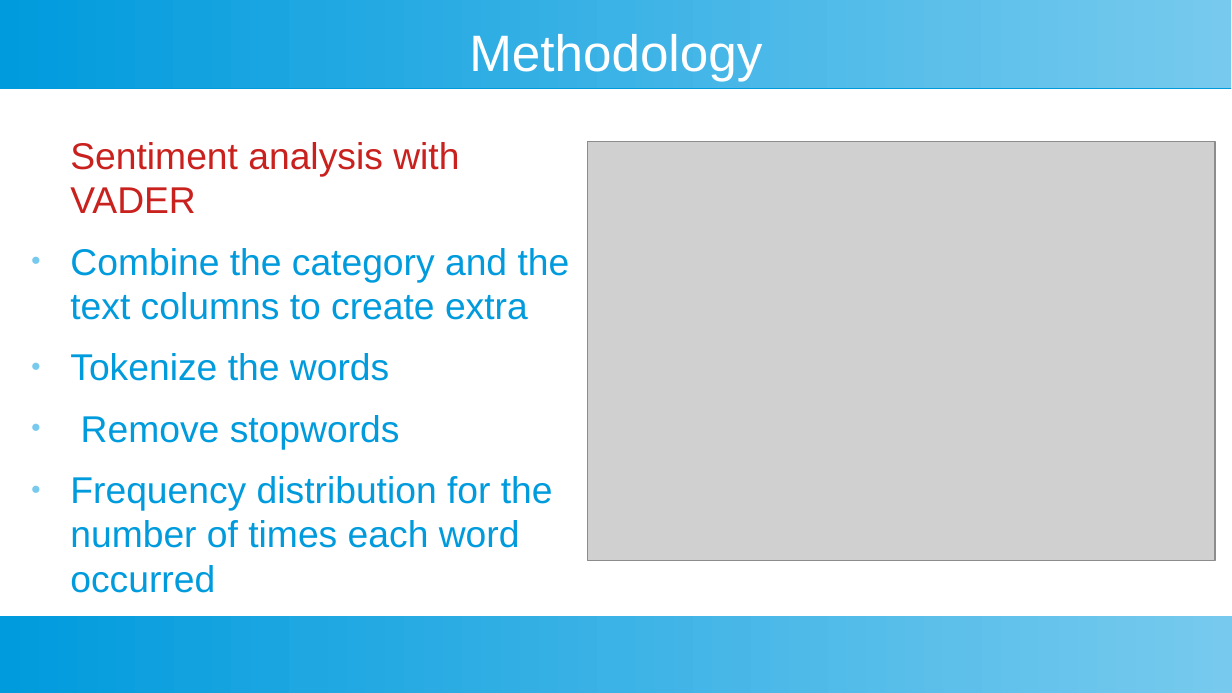
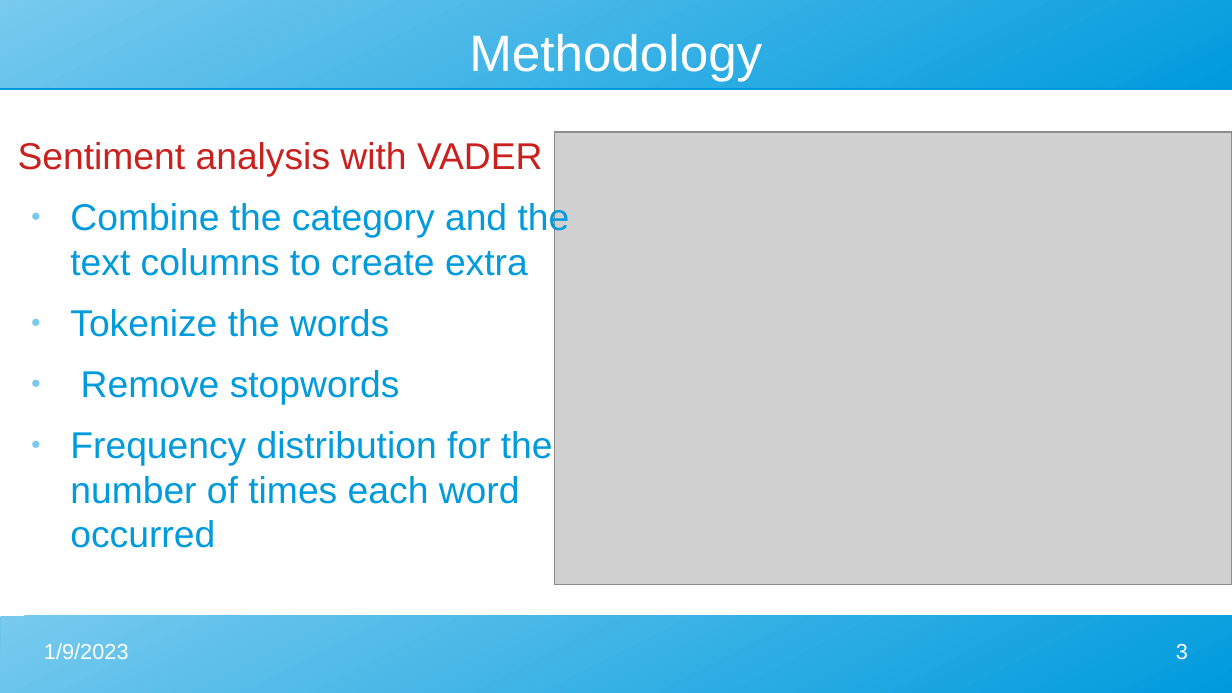
Before and after one commit to Madjeisah/NLP-Interview-Task, a slide deck: slide 3 of presentation.odp. Drawn at 1232x693 pixels with LibreOffice and Linux fonts; fonts in the diff are those of the drawing; grey boxes stand for pictures. Boxes give left, top, right and bottom in pixels: in the first picture for what was removed or moved away, otherwise in the second. Text is boxed around its words. In the diff, an @@ line names an element or a change of style, - is before the commit and + after.

```diff
--- a/presentation.odp
+++ b/presentation.odp
@@ rectangle removed at (x1=0, y1=0, x2=1232, y2=88) @@
@@ freeform shape added at (x1=0, y1=0, x2=1232, y2=88), fill gradient #77CAEE to #009BDD @@
@@ text "Sentiment analysis with VADER" at (x1=18, y1=142, x2=570, y2=548): indent changed @@
@@ picture resized from (x1=588, y1=141, x2=1215, y2=560) to (x1=555, y1=132, x2=1232, y2=585) @@
@@ rectangle removed at (x1=0, y1=616, x2=1232, y2=693) @@
@@ freeform shape added at (x1=0, y1=616, x2=1232, y2=693), fill gradient #77CAEE to #009BDD @@
@@ text added at (x1=44, y1=643, x2=129, y2=659), 14 pt, text #FFFFFF @@
+1/9/2023
@@ page number added at (x1=1176, y1=644, x2=1188, y2=660), 14 pt, text #FFFFFF @@
+3
```
Also in this commit, not shown: 3 other slides changed, 10 slides added, 12 slides removed.
